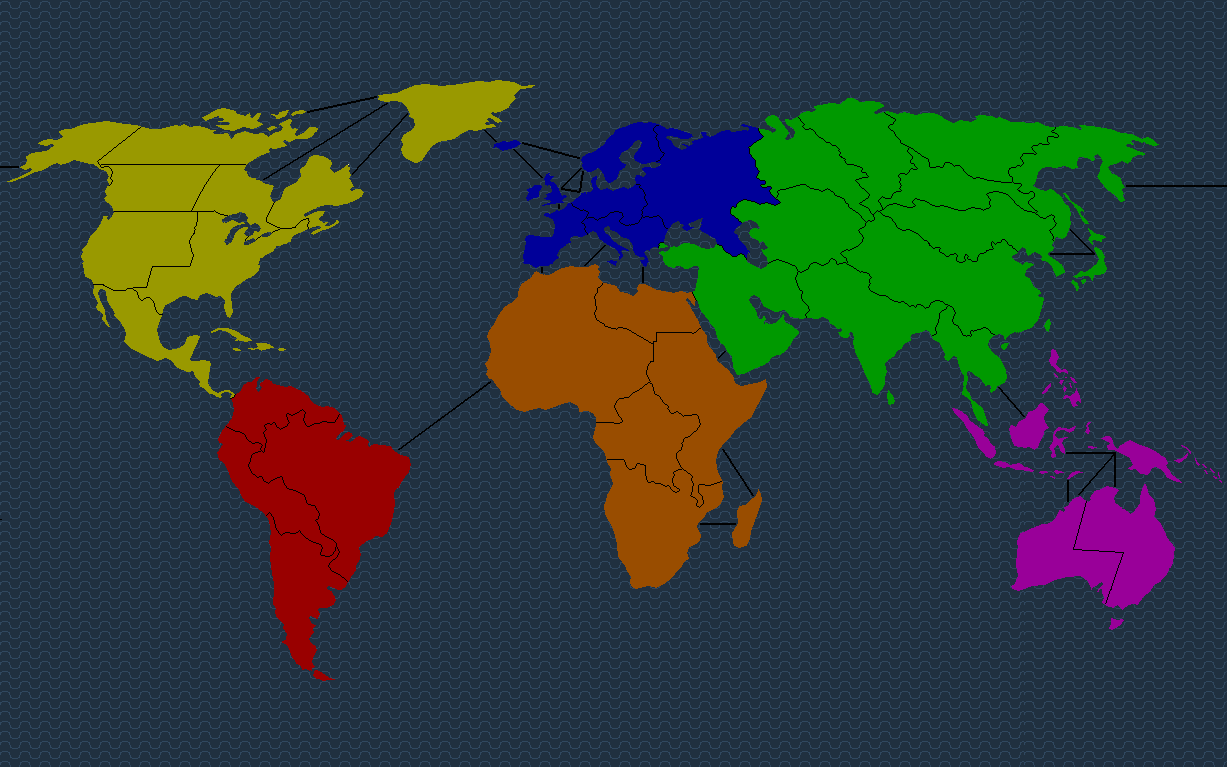
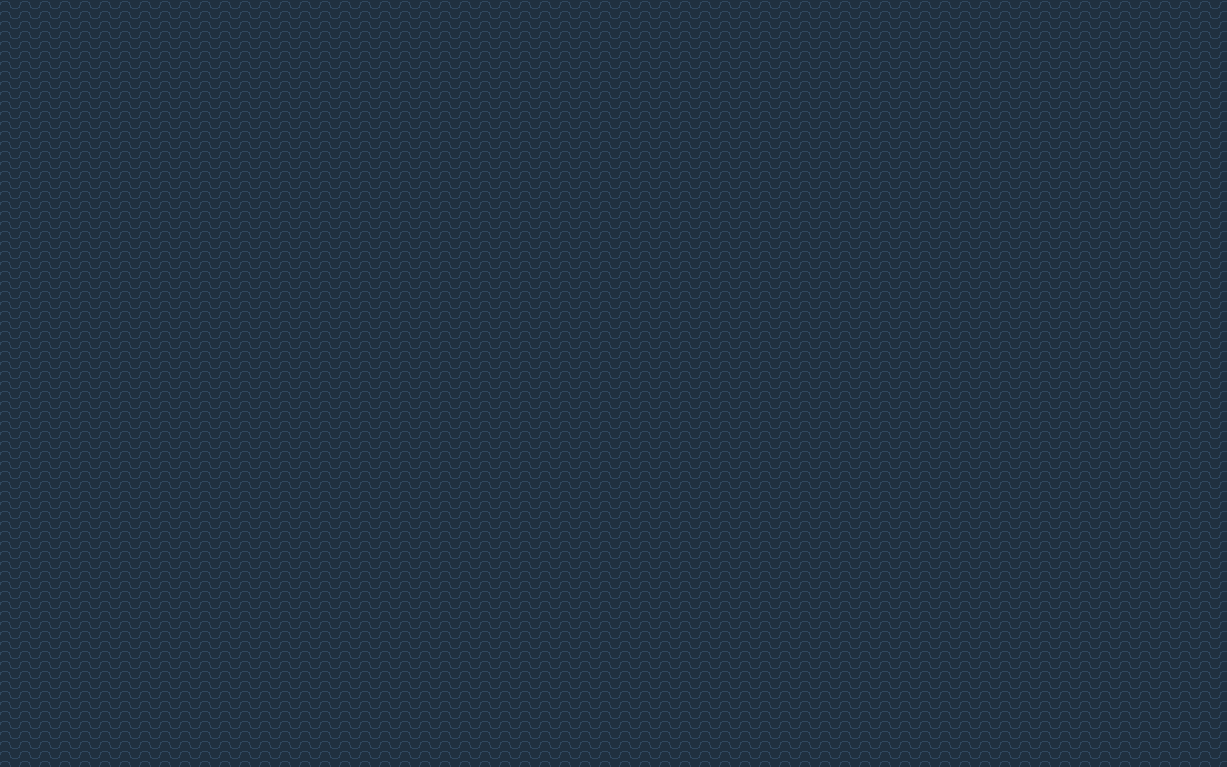
The second 1227×767 image is a revision of the first. Changes to its layers:
hid "Foreground" over [0, 80, 1227, 681]
painted on "Background" over [1024, 1, 1226, 767]
